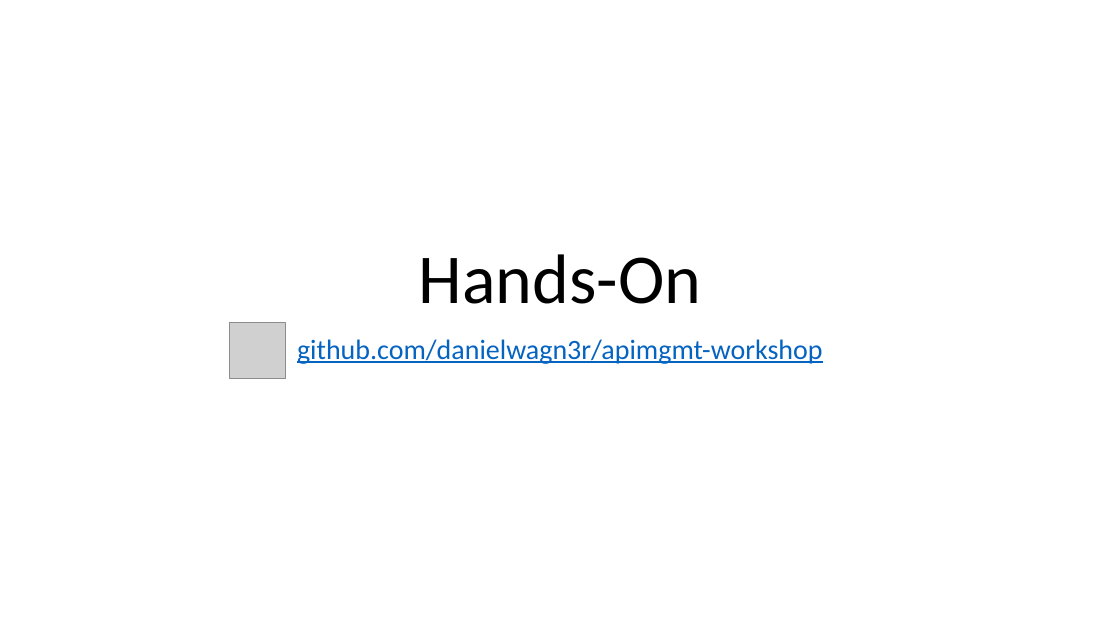
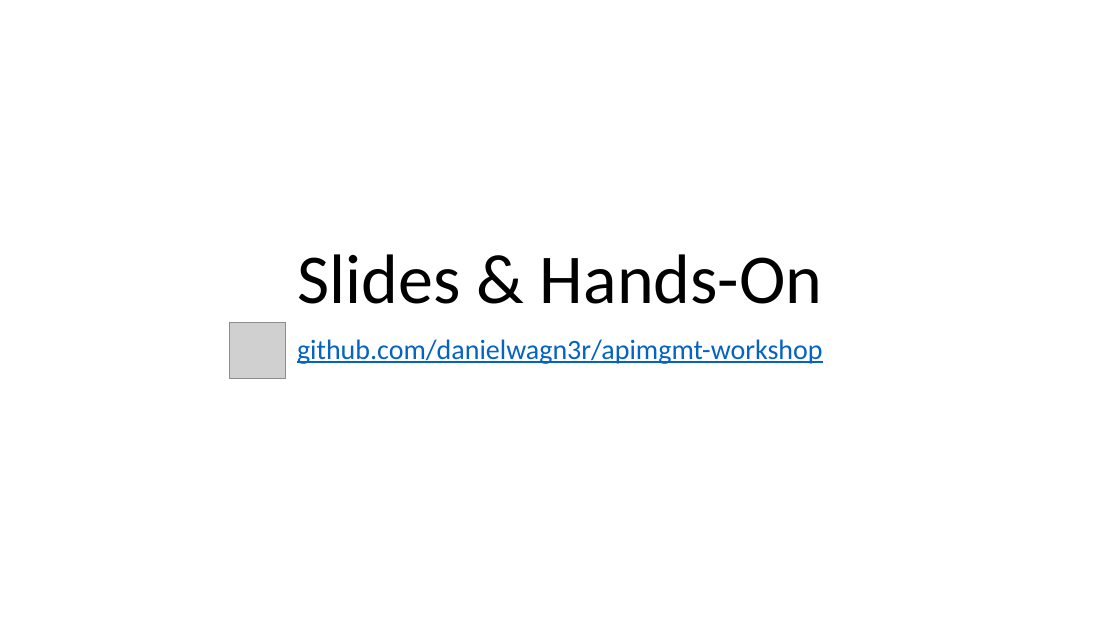
Before and after one commit to danielwagn3r/apimgmt-workshop, a slide deck: slide 34 of API Gateway.pptx. Drawn at 1120x630 pixels with LibreOffice and Linux fonts; fonts in the diff are those of the drawing; grey boxes stand for pictures. Boxes give left, top, right and bottom in pixels: in the first picture for what was removed or moved away, otherwise in the second. Text is boxed around its words. In the diff, an @@ line names an element or a change of style, - is before the commit and + after.

Commit message:
Updated slides.

```diff
--- a/API Gateway.pptx
+++ b/API Gateway.pptx
@@ title at (x1=297, y1=254, x2=823, y2=304): text changed @@
-Hands-On
+Slides & Hands-On
```
